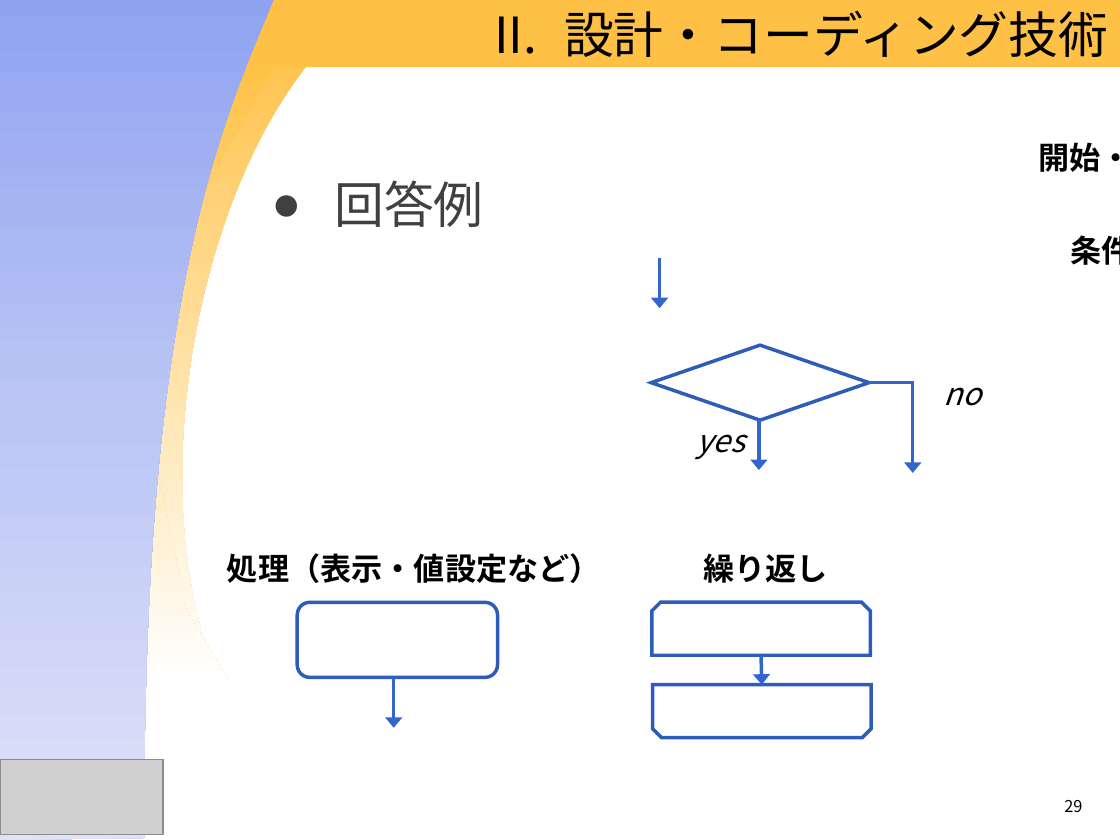
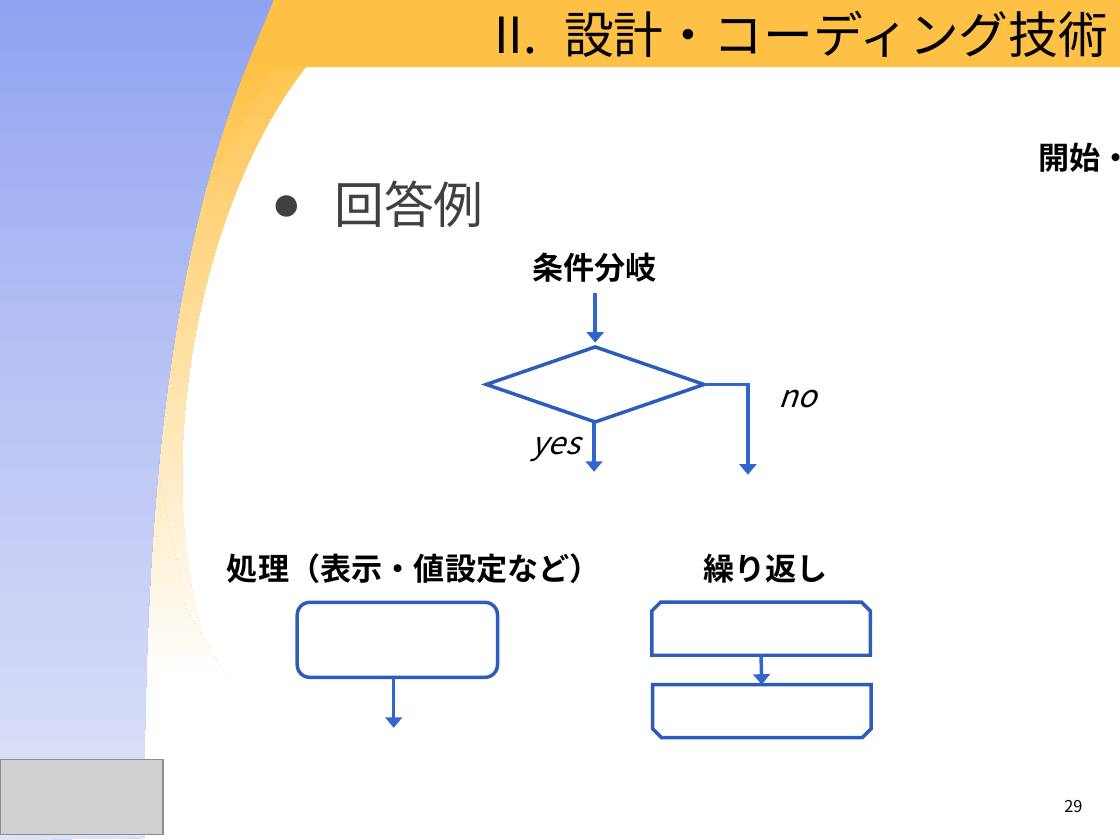
Before and after one commit to OIS-Takenaka/Internship2016, a slide deck: slide 29 of docs/[アプリ]インターンテキスト2016(冬)_第1版.pptx. Drawn at 1120x840 pixels with LibreOffice and Linux fonts; fonts in the diff are those of the drawing; grey boxes stand for pictures; background and template pictures are left out. Boxes give left, top, right and bottom in pixels: in the first picture for what was removed or moved away, otherwise in the second. Text is boxed around its words. In the diff, an @@ line names an element or a change of style, - is before the commit and + after.

```diff
--- a/docs/[アプリ]インターンテキスト2016(冬)_第1版.pptx
+++ b/docs/[アプリ]インターンテキスト2016(冬)_第1版.pptx
@@ text "条件分岐" rewrapped from <box>1070,235,1120,265</box> to <box>532,252,657,282</box> @@
@@ arrow moved from (660, 259) - (660, 308) to (595, 293) - (595, 343) @@
@@ 2 texts, 1 diamond, 1 elbow arrow, 1 arrow: place and size @@
-2 texts, 1 diamond, 1 elbow arrow, 1 arrow at <box>651,345,982,473</box>
+2 texts, 1 diamond, 1 elbow arrow, 1 arrow at <box>486,347,817,475</box>
```
Also in this commit, not shown: 1 other slide changed, 11 other files.
